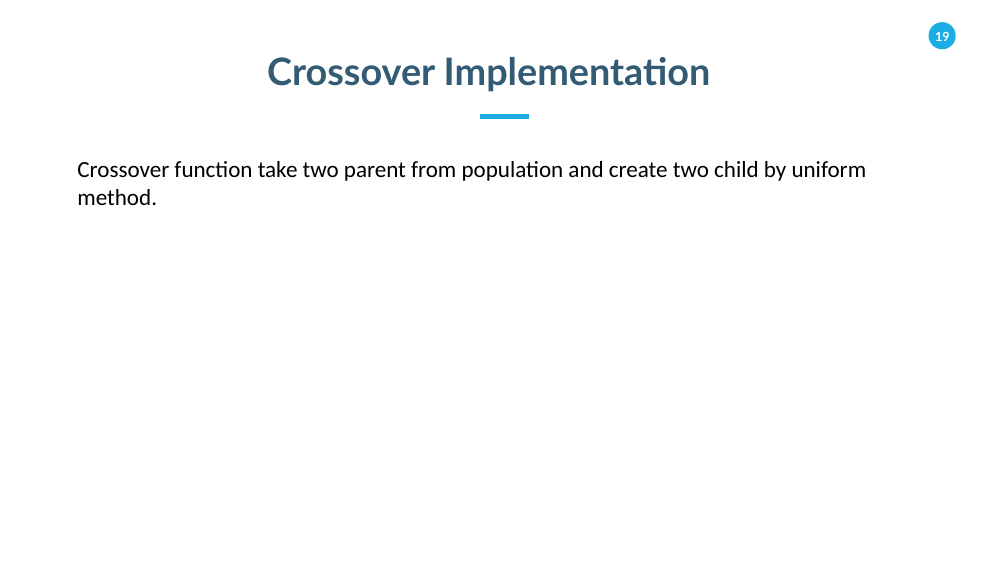
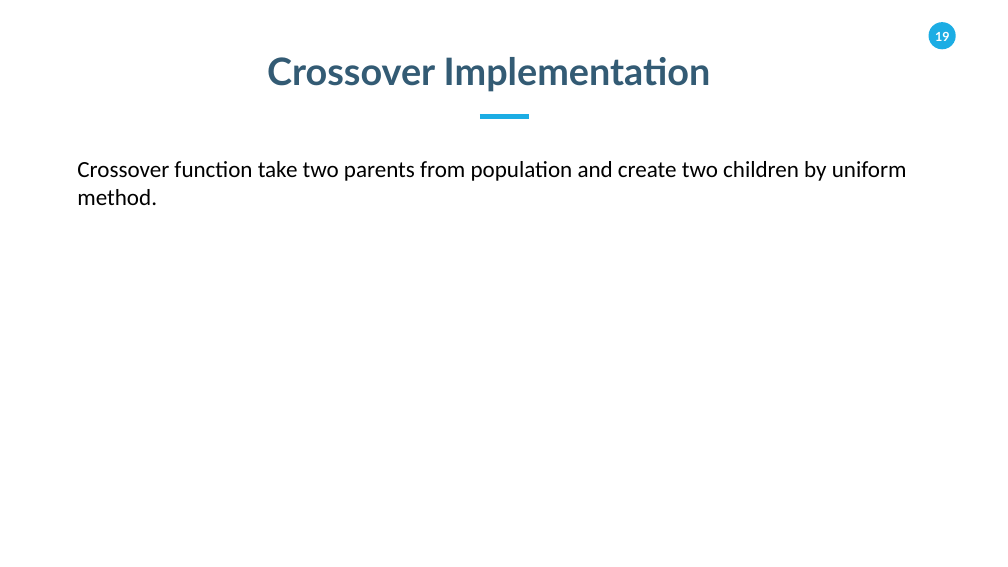
Before and after one commit to salehafzoon/sudoku-solver-with-ga, a slide deck: slide 19 of presentation.pptx. Drawn at 1008x567 pixels with LibreOffice and Linux fonts; fonts in the diff are those of the drawing. Boxes give left, top, right and bottom in pixels: in the first picture for what was removed or moved away, otherwise in the second. Text is boxed around its words. In the diff, an @@ line names an element or a change of style, - is before the commit and + after.

```diff
--- a/presentation.pptx
+++ b/presentation.pptx
@@ text at (77,161,907,205): text changed @@
-Crossover function take two parent from population and create two child by uniform method.
+Crossover function take two parents from population and create two children by uniform method.
```
Also in this commit, not shown: 2 other slides changed, 8 slides added, 3 slides removed, 16 other files.
